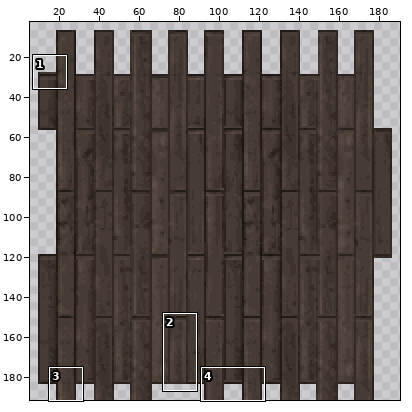
One commit to this sprite sheet: Assets/Textures/UI.png. The picture above shows the old version from afar; the outline marks the close-up.
Close-up. Before the commit:
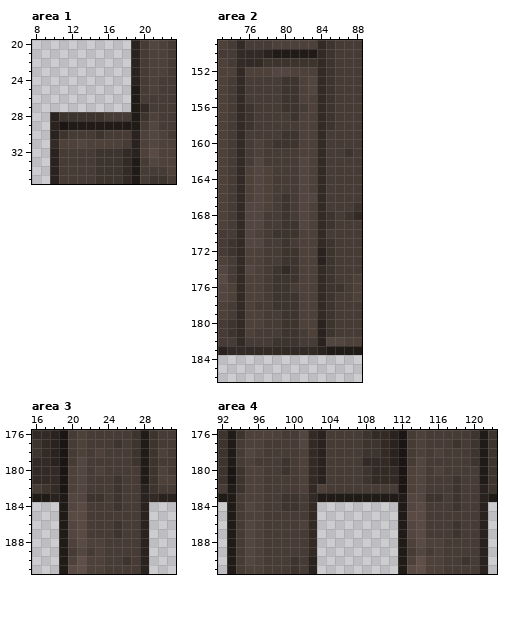
The file is 192x192 pixels. Pixels under 10% opacity are left out. Colours within 5 levels of each other are drawn and written as one. Shown: area 1: x 8..23, y 20..35; area 2: x 73..88, y 149..186; area 3: x 16..31, y 176..191; area 4: x 92..122, y 176..191. The wide view leaves out empty margins. The commit also changed other parts of the picture, which this record leaves out.
The result:
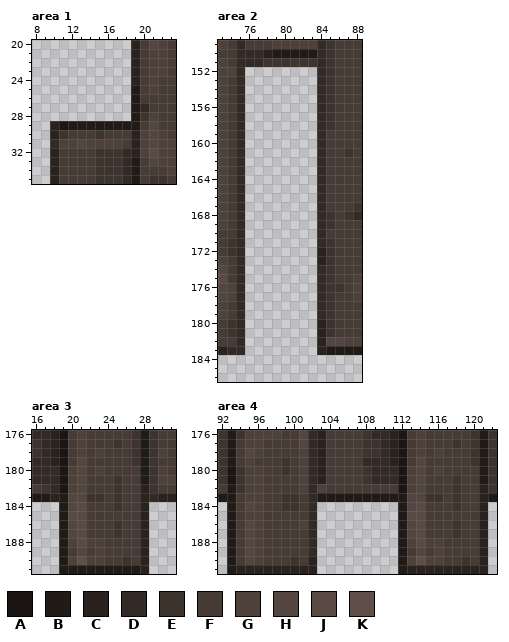
Palette (. is transparent): A #1b1513  B #211b18  C #2a221e  D #332a26  E #3e342e  F #473b36  G #4d413a  H #53453f  J #594a43  K #5f4f48
Difference:
Area 1:
The edit erases colour C in row 28 at x 10.
The edit erases colour E in row 28 at x 11 to 15.
The edit erases colour F in row 28 at x 16 to 18.
Area 2:
The edit erases colour D in row 174 at x 80; in row 183 at x 76 to 83.
The edit erases colour E in rows 153 to 155 at x 80 to 81; in row 156 at x 76 and 80 to 81; in row 157 at x 76 and 81; in row 158 at x 76; in row 159 at x 80 to 81; in row 160 at x 79 to 81.
The edit erases colour E in rows 166 to 168 at x 80; in row 169 at x 80 to 81; in row 170 at x 79 to 81; in row 171 at x 80; in rows 172 to 173 at x 80 to 81; in row 174 at x 79 and 81.
The edit erases colour E in row 175 at x 79 to 81; in row 176 at x 79 to 80; in rows 177 to 178 at x 79 to 81; in rows 179 to 181 at x 80 to 81; in row 182 at x 79 to 81.
The edit erases colour F in rows 153 to 155 at x 76 to 79; in row 156 at x 77 to 79 and 82; in row 157 at x 77 to 80; in row 158 at x 77 to 81; in row 159 at x 76 to 79; in row 160 at x 76 and 78.
The edit erases colour F in rows 161 to 162 at x 76 and 78 to 81; in rows 163 to 165 at x 79 to 81; in rows 166 to 167 at x 79 and 81; in row 168 at x 78 to 79 and 81; in row 169 at x 78 to 79; in row 170 at x 78.
The edit erases colour F in row 171 at x 78 to 79 and 81; in rows 172 to 173 at x 78 to 79; in rows 174 to 175 at x 78; in row 176 at x 78 and 81; in row 177 at x 78; in row 178 at x 77 to 78.
The edit erases colour F in rows 179 to 180 at x 78 to 79; in row 181 at x 77 to 79 and 82; in row 182 at x 76 to 78 and 82 to 83.
The edit erases colour G in row 152 at x 76 to 78 and 81 to 83; in rows 153 to 154 at x 82; in row 155 at x 82 to 83; in row 156 at x 83; in rows 157 to 159 at x 82 to 83; in rows 160 to 161 at x 77 and 82 to 83.
The edit erases colour G in row 162 at x 83; in rows 163 to 165 at x 76, 78 and 83; in row 166 at x 76 and 78; in row 167 at x 78 and 83; in rows 168 to 169 at x 83; in row 170 at x 77 and 82 to 83.
The edit erases colour G in row 171 at x 82 to 83; in rows 172 to 173 at x 76 to 77 and 82 to 83; in row 174 at x 77 and 82 to 83; in rows 175 to 177 at x 76 to 77 and 82 to 83; in row 178 at x 76 and 82 to 83; in rows 179 to 180 at x 76 to 77 and 82 to 83.
The edit erases colour G in row 181 at x 76 and 83.
The edit erases colour H in row 152 at x 79 to 80; in rows 153 to 154 at x 83; in rows 162 to 165 at x 77 and 82; in row 166 at x 77 and 82 to 83; in rows 167 to 169 at x 76 to 77 and 82; in row 170 at x 76.
The edit erases colour H in row 171 at x 76 to 77; in row 174 at x 76.
Area 3:
The author changed colour F to colour B in row 191 at x 24 to 27.
The author changed colour G to colour B in row 191 at x 22 to 23.
The author changed colour J to colour B in row 191 at x 20.
The author changed colour K to colour B in row 191 at x 21.
Area 4:
The author changed colour E to colour C in row 191 at x 100.
The author changed colour F to colour C in row 191 at x 94, 97 to 99, 101 and 117 to 120.
The author changed colour G to colour C in row 191 at x 95 to 96 and 115 to 116.
The author changed colour J to colour C in row 191 at x 113.
The author changed colour K to colour C in row 191 at x 114.
Where, in picture pixels (left, top, right, bottom), the same in both close-ups:
erased: (50, 112, 131, 121)
erased: (245, 67, 317, 355)
changed: (68, 565, 140, 574)
changed: (236, 565, 308, 574)
changed: (407, 565, 479, 574)
